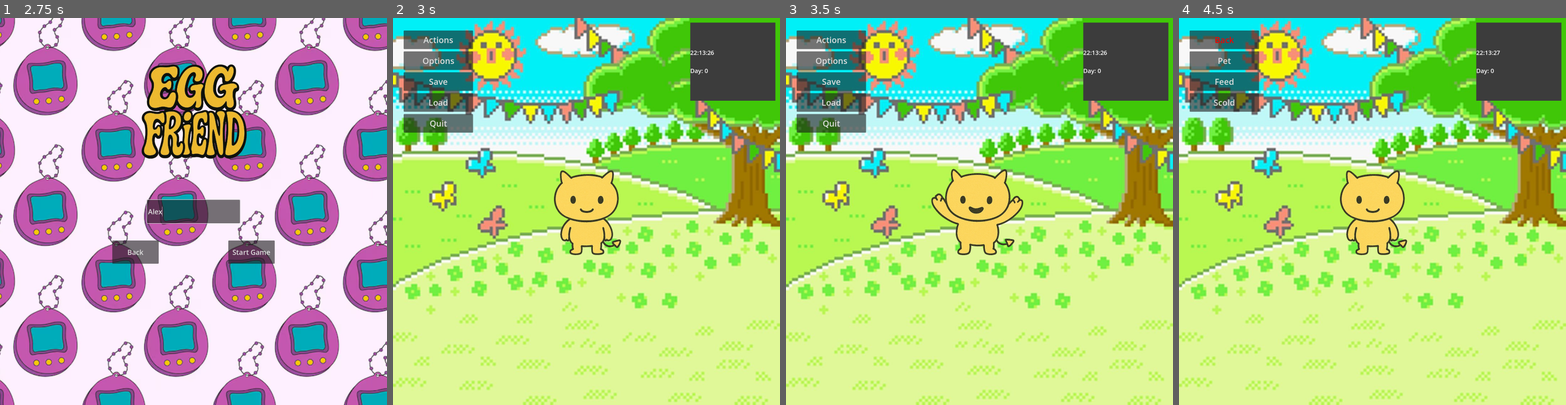
Above: before the commit, frames 1-4 (left to right).
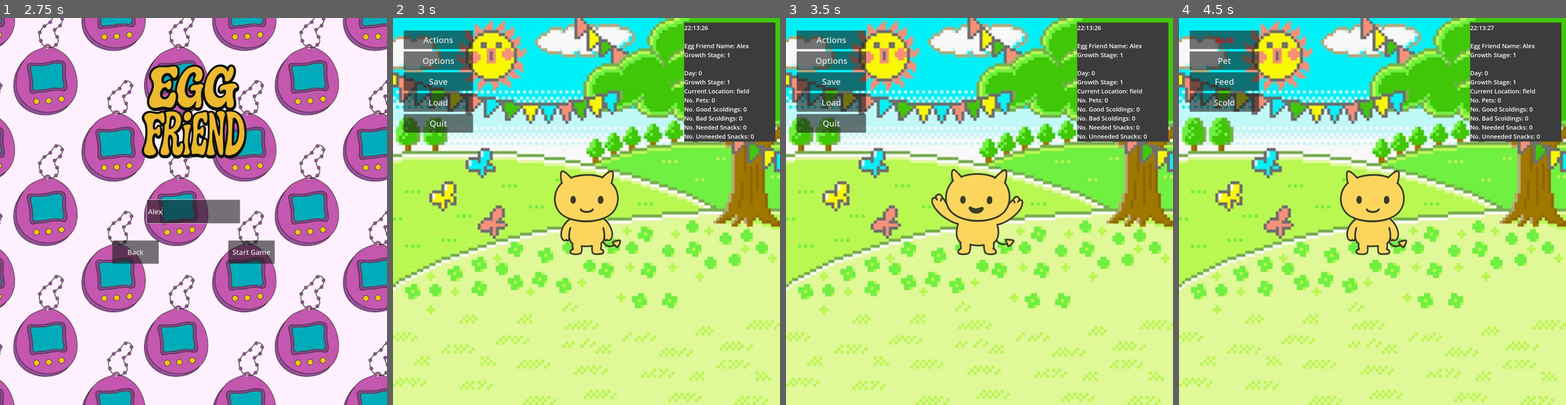
Above: after the commit, the same moments.

Repository: Izendi/egg_friend
Game: Godot game, scene res://assets/scenes/node_start_menu.tscn
Two runs of this game, one before a commit and one after it. Both use one fixed random seed, a clock stepped at 60 frames per second and the inputs below.
Inputs (mouse positions are in pixels of both pictures, inside the frame that each line leads up to):
- Up to frame 1 (2.75 s): click "New Game" at 0.5 s; click "New Egg" at 1.25 s; click (193, 211) at 2.02 s; type "Alex" at 2.1 s
- Up to frame 2 (3 s): click "Start Game" at 2.75 s
- Up to frame 3 (3.5 s): no input
- Up to frame 4 (4.5 s): tap Enter (ui_accept) at 3.5, 3.77 s; hold Right (ui_right) 3.53-4.25 s; click "Actions" at 4.25 s

Frame 1 is identical in both runs. In frame 2, 3.2% of the frame differs, in the area x 75-99%, y 1-32%; in frame 3, 3.2%; in frame 4, 3.2%.
Error in both runs: Attempt to call function 'store_string' in base 'null instance' on a null instance. (res://assets/scripts/GLOBAL.gd:80)

Commit message:
fixed a few small bugs, such as trying to load a game that does not exist

Diff:
--- a/assets/scenes/areas/tamagotchi_global.gd
+++ b/assets/scenes/areas/tamagotchi_global.gd
@@ -109,6 +109,7 @@
 	print("you pet your egg friend!")
 	set_current_egg_friend_animation("idle")
 	need_to_reset_to_idle(default_IdleCount, default_ReturnBuffer)
+	GLOBAL_game_data["No_Pets"] += 1
 
 func _on_scold_egg_friend() -> void:
 	print("you scold your egg friend!")
@@ -123,6 +124,7 @@
 func _on_background_changed(backgroundName: String) -> void:
 	print("background chosen is: ", backgroundName)
 	load_level("res://assets/scenes/areas/node_2d_tamagotchi_rooms.tscn", backgroundName)
+	GLOBAL_game_data["Current_background"] = backgroundName
 
 
 func _on_egg_friend_chosen(friendName: String) -> void:
@@ -206,8 +208,18 @@
 
 	#SET UP TOP RIGHT DISPLAY PANEL
 	topRight_label.text = "%s:%s:%s" % [h, m, s] #Real World Time
+	topRight_label.text = topRight_label.text + "\n\nEgg Friend Name: " + str(GLOBAL_game_data["egg_friend_name"])
+	topRight_label.text = topRight_label.text + "\nGrowth Stage: " + str(GLOBAL_game_data["growth_stage"])
 
 	topRight_label.text = topRight_label.text + "\n\nDay: " + str(GLOBAL_game_data["Days"]) # In game day
+	topRight_label.text = topRight_label.text + "\nGrowth Stage: " + str(GLOBAL_game_data["growth_stage"])
+	topRight_label.text = topRight_label.text + "\nCurrent Location: " + str(GLOBAL_game_data["Current_background"])
+	topRight_label.text = topRight_label.text + "\nNo. Pets: " + str(GLOBAL_game_data["No_Pets"])
+	topRight_label.text = topRight_label.text + "\nNo. Good Scoldings: " + str(GLOBAL_game_data["No_just_scoldings"])
+	topRight_label.text = topRight_label.text + "\nNo. Bad Scoldings: " + str(GLOBAL_game_data["No_unjust_scoldings"])
+	topRight_label.text = topRight_label.text + "\nNo. Needed Snacks: " + str(GLOBAL_game_data["No_Needed_Snacks"])
+	topRight_label.text = topRight_label.text + "\nNo. Unneeded Snacks: " + str(GLOBAL_game_data["No_Unneeded_Snacks"])
+
 
 	if current_egg_Friend_Scale != egg_Friend_Scale:
 		current_egg_Friend_Scale = egg_Friend_Scale
--- a/assets/scenes/areas/tamagotchi_global.tscn
+++ b/assets/scenes/areas/tamagotchi_global.tscn
@@ -33,10 +33,9 @@
 [node name="Panel" type="Panel" parent="CanvasLayer/Control_info"]
 layout_mode = 1
 anchors_preset = -1
-anchor_left = -0.835
+anchor_left = -0.965
 anchor_right = 1.0
-anchor_bottom = 5.617
-offset_bottom = -0.0200195
+anchor_bottom = 8.55
 grow_horizontal = 2
 grow_vertical = 2
 theme_override_styles/panel = SubResource("StyleBoxFlat_cxcdh")
--- a/assets/scripts/node_start_menu.gd
+++ b/assets/scripts/node_start_menu.gd
@@ -19,7 +19,7 @@
 	GLOBAL.loaded_save_data["save_slot_num"] = save_slot_num
 	GLOBAL.loaded_save_data["egg_friend_name"] = egg_friend_name
 	GLOBAL.loaded_save_data["egg_friend_type"] = egg_friend_type
-
+	GLOBAL.loaded_save_data["Unloaded"] = false
 	GLOBAL.current_game_data = GLOBAL.loaded_save_data.duplicate() # make a deep copy for the current game data
 
 	# now when we load our main scene, we can set up the character based on what is in "current_game_data" from global
--- a/assets/scripts/start_menu_canvas_layer.gd
+++ b/assets/scripts/start_menu_canvas_layer.gd
@@ -116,16 +116,24 @@
 
 
 func _on_button_load_file_1_pressed():
-	load_saved_file.emit(1)
+	if GLOBAL.saveData_1_dictionary["Unloaded"] == false:
+		load_saved_file.emit(1)
+	else:
+		play_bad_input_sound()
 
 
 func _on_button_load_file_2_pressed():
-	load_saved_file.emit(2)
+	if GLOBAL.saveData_2_dictionary["Unloaded"] == false:
+		load_saved_file.emit(2)
+	else:
+		play_bad_input_sound()
 
 
 func _on_button_load_file_3_pressed():
-	load_saved_file.emit(3)
-
+	if GLOBAL.saveData_2_dictionary["Unloaded"] == false:
+		load_saved_file.emit(3)
+	else:
+		play_bad_input_sound()
 
 func _on_button_load_game_pressed():
 	start_menu_stack.back().visible = false
